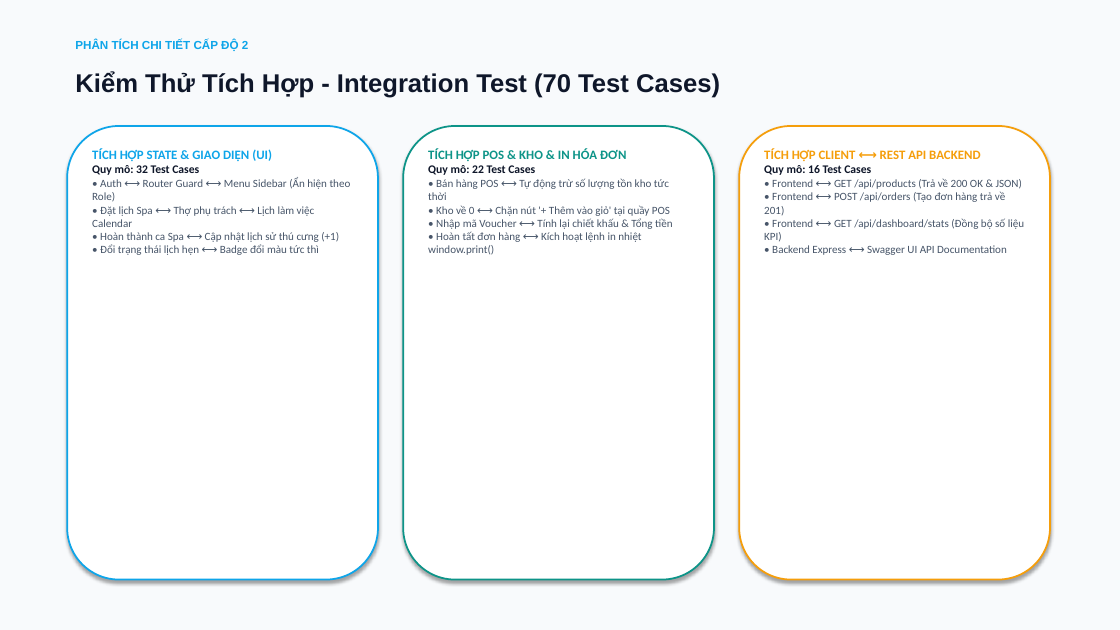
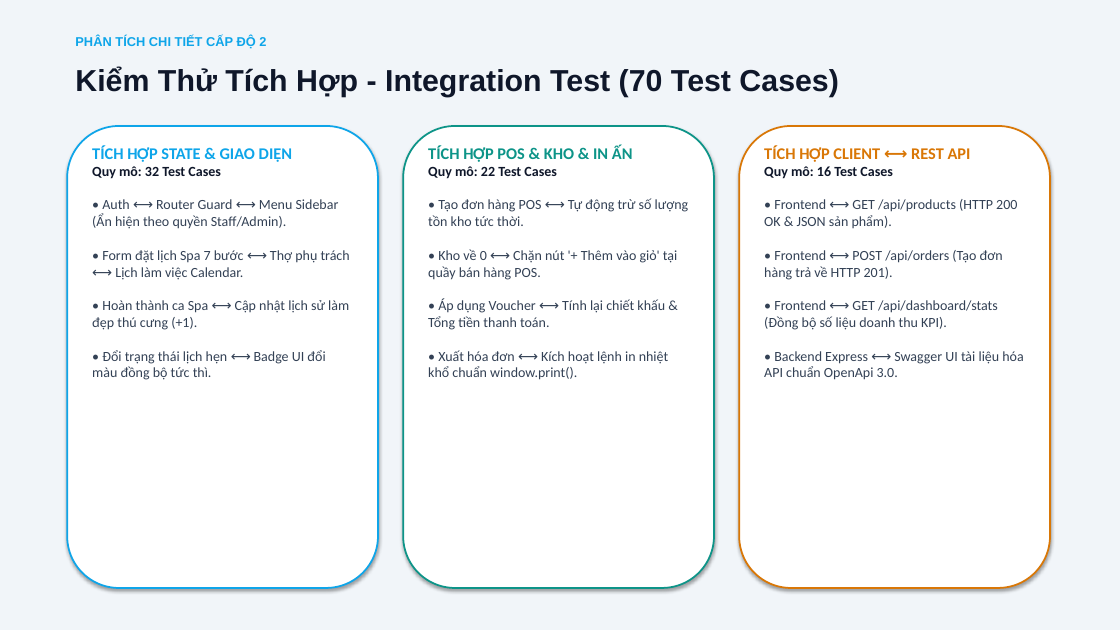
Before and after one commit to xuanmanh398/KiemThuPhanMem, a slide deck: slide 6 of BaoCao/Slide_BaoCao_DeTai4_Nhom9.pptx. Drawn at 1120x630 pixels with LibreOffice and Linux fonts; fonts in the diff are those of the drawing. Boxes give left, top, right and bottom in pixels: in the first picture for what was removed or moved away, otherwise in the second. Text is boxed around its words. In the diff, an @@ line names an element or a change of style, - is before the commit and + after.

Commit message:
fix(slides): optimize font sizes and card layouts for balanced presentation

```diff
--- a/BaoCao/Slide_BaoCao_DeTai4_Nhom9.pptx
+++ b/BaoCao/Slide_BaoCao_DeTai4_Nhom9.pptx
@@ rectangle at [0,0,1120,630]: fill #F8FAFC to #F1F5F9; outline #F8FAFC 0.75 pt to none @@
@@ text "PHÂN TÍCH CHI TIẾT CẤP ..." at [75,36,266,48]: size 10 to 11 pt @@
@@ text "Kiểm Thử Tích Hợp - ..." at [75,67,838,97]: size 22 to 26 pt @@
@@ rounded rectangle: place and size @@
-rounded rectangle at [67,126,378,580]
+rounded rectangle at [67,126,378,588]
@@ text "TÍCH HỢP STATE & GIAO ..." at [92,145,350,380]: size 10 to 12 pt in "Quy mô: 32 Test Cases" @@
@@ text at [92,145,292,162]: text changed; size 11 to 14 pt @@
-TÍCH HỢP STATE & GIAO DIỆN (UI)
+TÍCH HỢP STATE & GIAO DIỆN
@@ rounded rectangle: place and size @@
-rounded rectangle at [403,126,714,580]
+rounded rectangle at [403,126,714,588]
@@ text "TÍCH HỢP POS & KHO ..." at [428,145,689,380]: size 10 to 12 pt in "Quy mô: 22 Test Cases" @@
@@ text at [428,145,633,162]: text changed; size 11 to 14 pt @@
-TÍCH HỢP POS & KHO & IN HÓA ĐƠN
+TÍCH HỢP POS & KHO & IN ẤN
@@ rounded rectangle: place and size @@
-rounded rectangle at [739,126,1050,580]
+rounded rectangle at [739,126,1050,588]
@@ rounded rectangle at [739,126,1050,588]: outline #F59E0B 1.5 pt to #D97706 1.5 pt @@
@@ text "TÍCH HỢP CLIENT ⟷ REST ..." at [764,145,1023,380]: size 10 to 12 pt in "Quy mô: 16 Test Cases" @@
@@ text at [764,145,971,162]: text changed; size 11 to 14 pt; text colour #F59E0B to #D97706 @@
-TÍCH HỢP CLIENT ⟷ REST API BACKEND
+TÍCH HỢP CLIENT ⟷ REST API
@@ text at [92,199,350,380]: text changed; size 9.5 to 12 pt; text colour #475569 to #334155 @@
-• Auth ⟷ Router Guard ⟷ Menu Sidebar (Ẩn hiện theo Role)
-• Đặt lịch Spa ⟷ Thợ phụ trách ⟷ Lịch làm việc Calendar
-• Hoàn thành ca Spa ⟷ Cập nhật lịch sử thú cưng (+1)
-• Đổi trạng thái lịch hẹn ⟷ Badge đổi màu tức thì
+• Auth ⟷ Router Guard ⟷ Menu Sidebar (Ẩn hiện theo quyền Staff/Admin).
+• Form đặt lịch Spa 7 bước ⟷ Thợ phụ trách ⟷ Lịch làm việc Calendar.
+• Hoàn thành ca Spa ⟷ Cập nhật lịch sử làm đẹp thú cưng (+1).
+• Đổi trạng thái lịch hẹn ⟷ Badge UI đổi màu đồng bộ tức thì.
@@ text at [428,198,689,380]: text changed; size 9.5 to 12 pt; text colour #475569 to #334155 @@
-• Bán hàng POS ⟷ Tự động trừ số lượng tồn kho tức thời
-• Kho về 0 ⟷ Chặn nút '+ Thêm vào giỏ' tại quầy POS
-• Nhập mã Voucher ⟷ Tính lại chiết khấu & Tổng tiền
-• Hoàn tất đơn hàng ⟷ Kích hoạt lệnh in nhiệt window.print()
+• Tạo đơn hàng POS ⟷ Tự động trừ số lượng tồn kho tức thời.
+• Kho về 0 ⟷ Chặn nút '+ Thêm vào giỏ' tại quầy bán hàng POS.
+• Áp dụng Voucher ⟷ Tính lại chiết khấu & Tổng tiền thanh toán.
+• Xuất hóa đơn ⟷ Kích hoạt lệnh in nhiệt khổ chuẩn window.print().
@@ text at [764,199,1023,380]: text changed; size 9.5 to 12 pt; text colour #475569 to #334155 @@
-• Frontend ⟷ GET /api/products (Trả về 200 OK & JSON)
-• Frontend ⟷ POST /api/orders (Tạo đơn hàng trả về 201)
-• Frontend ⟷ GET /api/dashboard/stats (Đồng bộ số liệu KPI)
-• Backend Express ⟷ Swagger UI API Documentation
+• Frontend ⟷ GET /api/products (HTTP 200 OK & JSON sản phẩm).
+• Frontend ⟷ POST /api/orders (Tạo đơn hàng trả về HTTP 201).
+• Frontend ⟷ GET /api/dashboard/stats (Đồng bộ số liệu doanh thu KPI).
+• Backend Express ⟷ Swagger UI tài liệu hóa API chuẩn OpenApi 3.0.
```
Also in this commit, not shown: 11 other slides changed.
